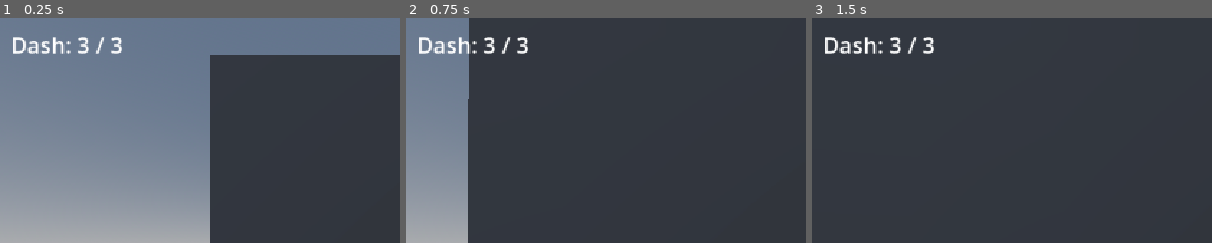
Above: before the commit, frames 1-3 (left to right).
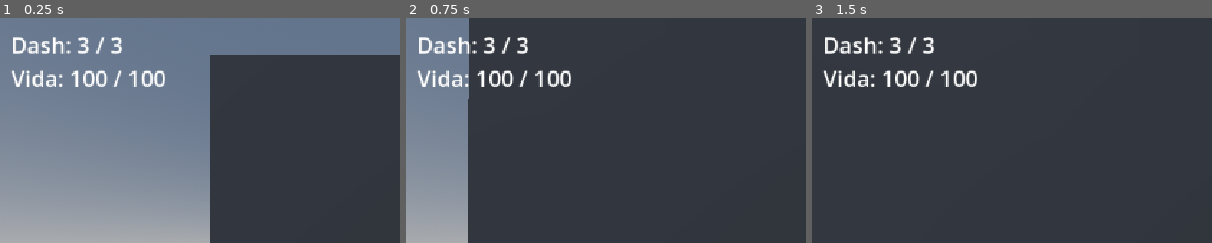
Above: after the commit, the same moments.

Repository: CodeCastersD20/Armagedon_CodeCasters
Game: Godot game, scene res://scenes/main.tscn
Two runs of this game, one before a commit and one after it. Both use one fixed random seed, a clock stepped at 60 frames per second and the inputs below.
Inputs (mouse positions are % of the whole screen's width and height, from its top left):
- Up to frame 1 (0.25 s): no input
- Up to frame 2 (0.75 s): tap Enter at 0.5 s; move the mouse to (55, 50) at 0.52 s; hold W (move_forward) from 0.53 s (still down); hold C (crouch) from 0.53 s (still down)
- Up to frame 3 (1.5 s): keep holding W (move_forward); tap Space (jump) at 0.77 s; move the mouse to (45, 50) at 1.27 s; release C (crouch) at 1.28 s; tap Shift (dash) at 1.35 s
The pictures show only the part of the screen within x 0-50%, y 0-50%; the shares and areas given below are measured in that part.

The runs differ from the first frame. In frame 1, 1.3% of the frame differs, in the area x 3-42%, y 23-31%; in frame 2, 1.3%; in frame 3, 1.3%.

Commit message:
feat(ui): contador provisional de vida con cuenta regresiva de regeneración
Se reemplaza por el HUD real en #88.

Diff:
--- a/armagedon/scenes/UI/DashCounter.tscn
+++ b/armagedon/scenes/UI/DashCounter.tscn
@@ -5,7 +5,7 @@
 [node name="DashCounter" type="Node" unique_id=1260784920]
 script = ExtResource("1_u3qnr")
 
-[node name="Label" type="Label" parent="." unique_id=400544608]
+[node name="Stamina" type="Label" parent="." unique_id=400544608]
 offset_left = 16.0
 offset_top = 16.0
 offset_right = 178.0
--- /dev/null
+++ b/armagedon/scenes/UI/HealthCounter.tscn
@@ -0,0 +1,14 @@
+[gd_scene format=3 uid="uid://bp1kekekmcmac"]
+
+[ext_resource type="Script" uid="uid://cyk4rv2yjpng6" path="res://scripts/health_counter.gd" id="1_t8352"]
+
+[node name="VidaCounter" type="Node" unique_id=1260784920]
+script = ExtResource("1_t8352")
+
+[node name="Vida" type="Label" parent="." unique_id=400544608]
+offset_left = 16.0
+offset_top = 64.0
+offset_right = 239.0
+offset_bottom = 109.0
+theme_override_font_sizes/font_size = 32
+text = "Vida: 100 / 100"
--- a/armagedon/scenes/main.tscn
+++ b/armagedon/scenes/main.tscn
@@ -2,6 +2,7 @@
 
 [ext_resource type="PackedScene" uid="uid://b3njp8d6dh7fp" path="res://scenes/UI/DashCounter.tscn" id="2_0wfyh"]
 [ext_resource type="PackedScene" uid="uid://8y0dvplsaxko" path="res://scenes/World/World.tscn" id="2_world"]
+[ext_resource type="PackedScene" uid="uid://bp1kekekmcmac" path="res://scenes/UI/HealthCounter.tscn" id="3_sugp2"]
 
 [node name="Main" type="Node3D" unique_id=499188323]
 
@@ -10,3 +11,5 @@
 [node name="CanvasLayer" type="CanvasLayer" parent="." unique_id=235154089]
 
 [node name="DashCounter" parent="CanvasLayer" unique_id=1260784920 instance=ExtResource("2_0wfyh")]
+
+[node name="VidaCounter" parent="CanvasLayer" unique_id=581402135 instance=ExtResource("3_sugp2")]
--- a/armagedon/scripts/dash_counter.gd
+++ b/armagedon/scripts/dash_counter.gd
@@ -4,7 +4,7 @@
 
 var _player: Player
 
-@onready var _label: Label = $Label
+@onready var _label: Label = $Stamina
 
 
 func _ready() -> void:
--- /dev/null
+++ b/armagedon/scripts/health_counter.gd
@@ -0,0 +1,19 @@
+extends Node
+## Contador provisional de vida con cuenta regresiva a la próxima regeneración.
+## El HUD real llega con #88.
+
+var _player: Player
+
+@onready var _label: Label = $Vida
+
+
+func _ready() -> void:
+	_player = get_tree().get_first_node_in_group("player") as Player
+
+
+func _process(_delta: float) -> void:
+	var text: String = "Vida: %d / %d" % [ceili(_player.get_health()), int(_player.stats.max_health)]
+	var seconds_left: float = _player.get_regen_seconds_left()
+	if seconds_left > 0.0:
+		text += "  (+%d en %.1f s)" % [int(_player.stats.regen_amount), seconds_left]
+	_label.text = text
Not shown, added: armagedon/scripts/health_counter.gd.uid
